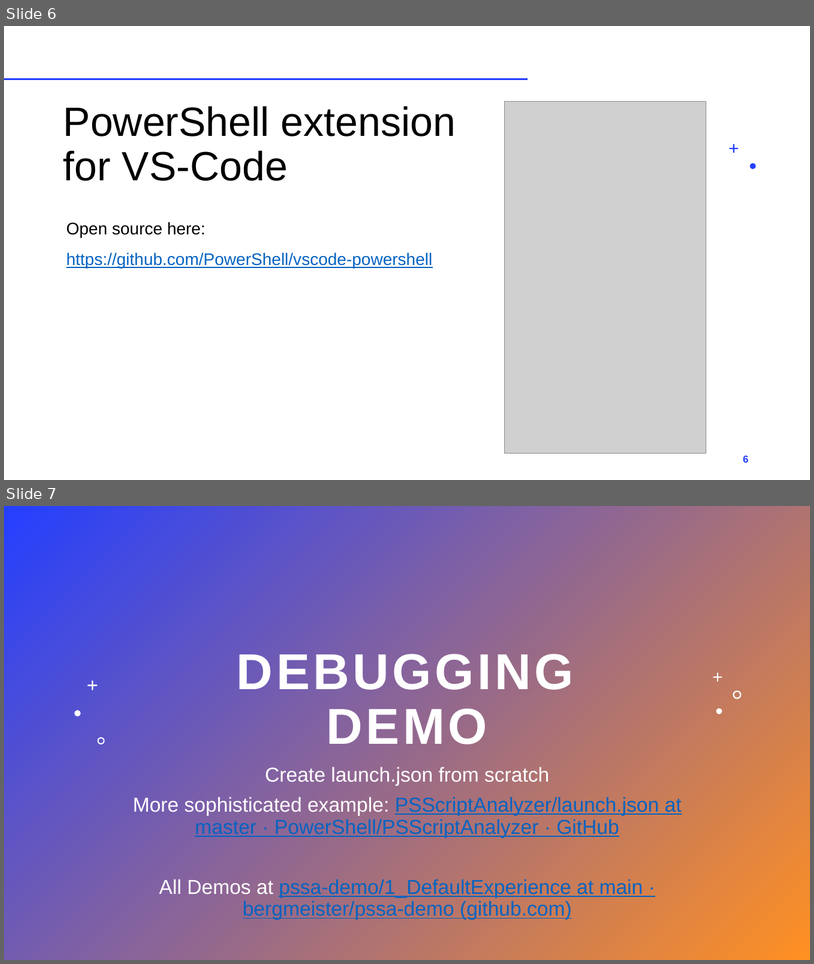
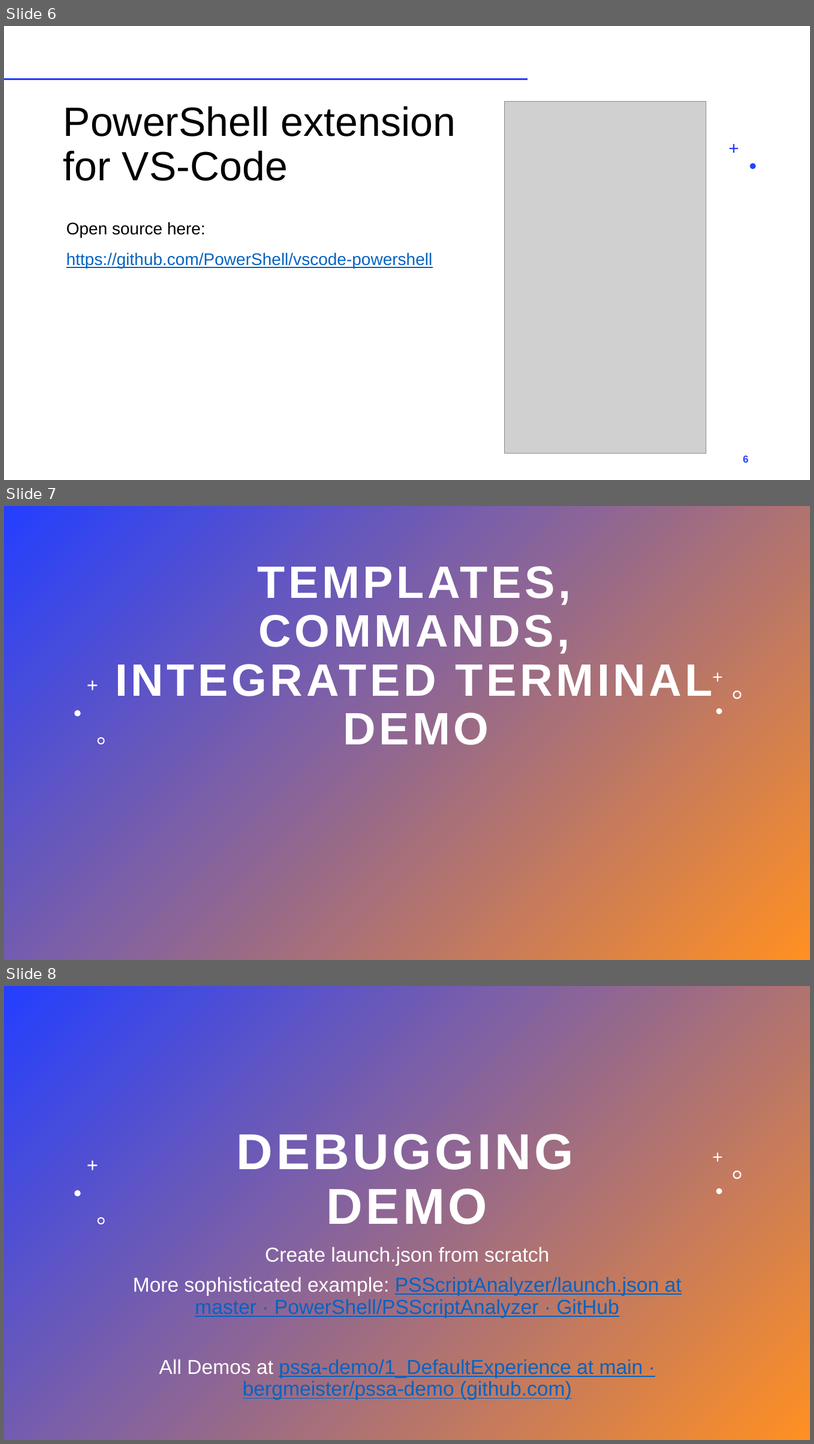
Before and after one commit to bergmeister/pssa-demo, a slide deck: Unleashing the power of Powershell in VS-Code.pptx. Shown one above the other, each under a label of ours: slides 6 and 7 before the commit, slides 6, 7 and 8 after it. The pictures are 814x964 and 814x1444 pixels, drawn with LibreOffice and Linux fonts; fonts in the diff are those of the drawing; grey boxes stand for pictures. Boxes give left, top, right and bottom in pixels: in the first picture for what was removed or moved away, otherwise in the second. Text is boxed around its words. In the diff, an @@ line names an element or a change of style, - is before the commit and + after.

Commit message:
update presentation (add templates and use bigger font)

```diff
--- a/Unleashing the power of Powershell in VS-Code.pptx
+++ b/Unleashing the power of Powershell in VS-Code.pptx
@@ slide 7 added at (4, 506, 810, 960), background gradient #243FFF to #FF9022; not listed: 6 template elements that a slide beside it also shows @@
@@ title added at (115, 562, 713, 745), 54 pt, text #FFFFFF, bold @@
+TEMPLATES, COMMANDS,
+INTEGRATED TERMINAL
+DEMO
@@ what was slide 7 is now slide 8 @@
```
Also in this commit, not shown: 1 slide changed.
